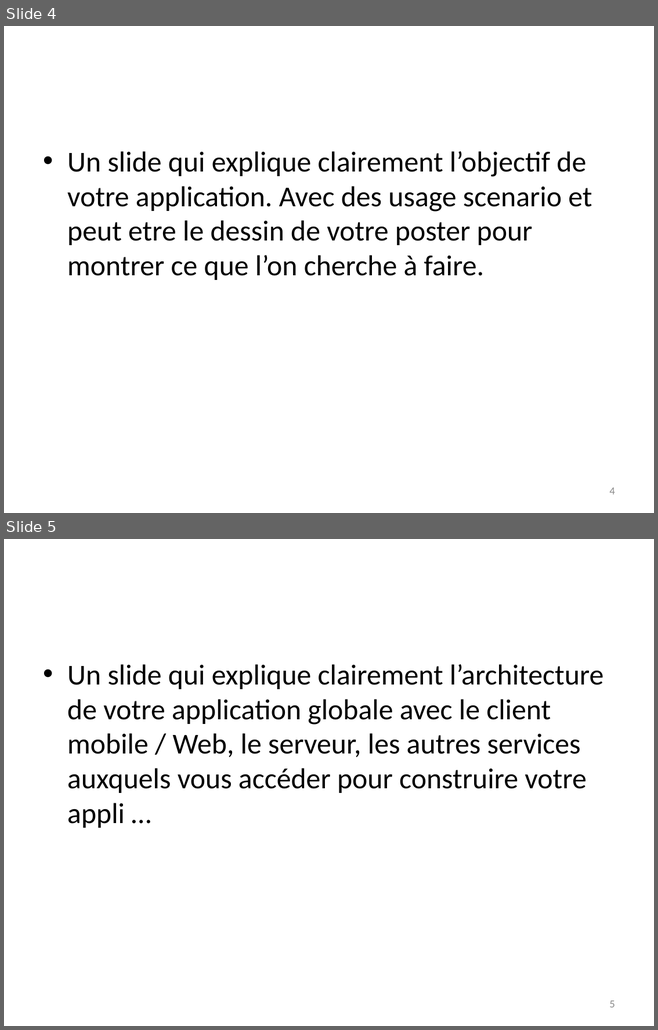
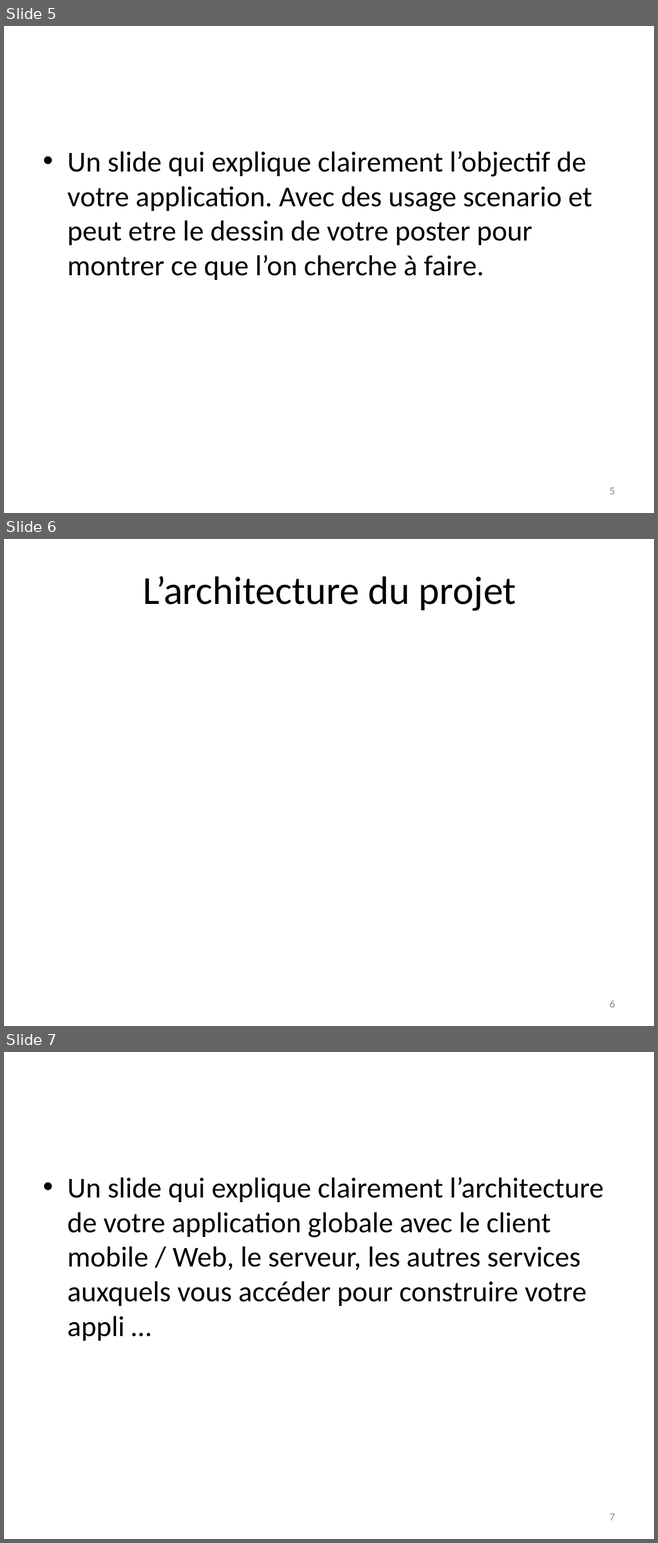
Before and after one commit to gestinronan/Projet-BMA, a slide deck: Documents/presentation BMA.pptx. Shown one above the other, each under a label of ours: slides 4 and 5 before the commit, slides 5, 6 and 7 after it. The pictures are 658x1030 and 658x1543 pixels, drawn with LibreOffice and Linux fonts; fonts in the diff are those of the drawing; background and template pictures are left out. Boxes give left, top, right and bottom in pixels: in the first picture for what was removed or moved away, otherwise in the second. Text is boxed around its words. In the diff, an @@ line names an element or a change of style, - is before the commit and + after.

```diff
--- a/Documents/presentation BMA.pptx
+++ b/Documents/presentation BMA.pptx
@@ slide 6 added at (4, 539, 654, 1026), background picture (left out) @@
@@ title added at (143, 576, 516, 611), 44 pt, text #000000 @@
+L’architecture du projet
@@ page number added at (609, 1000, 614, 1008), 12 pt, text #898989 @@
+6
@@ what was slide 4 is now slide 5 @@
@@ page number at (609, 488, 614, 495): text changed @@
-4
+5
@@ what was slide 5 is now slide 7 @@
@@ page number at (609, 1514, 614, 1521): text changed @@
-5
+7
```
Also in this commit, not shown: 3 slides changed, 1 other slide added.
